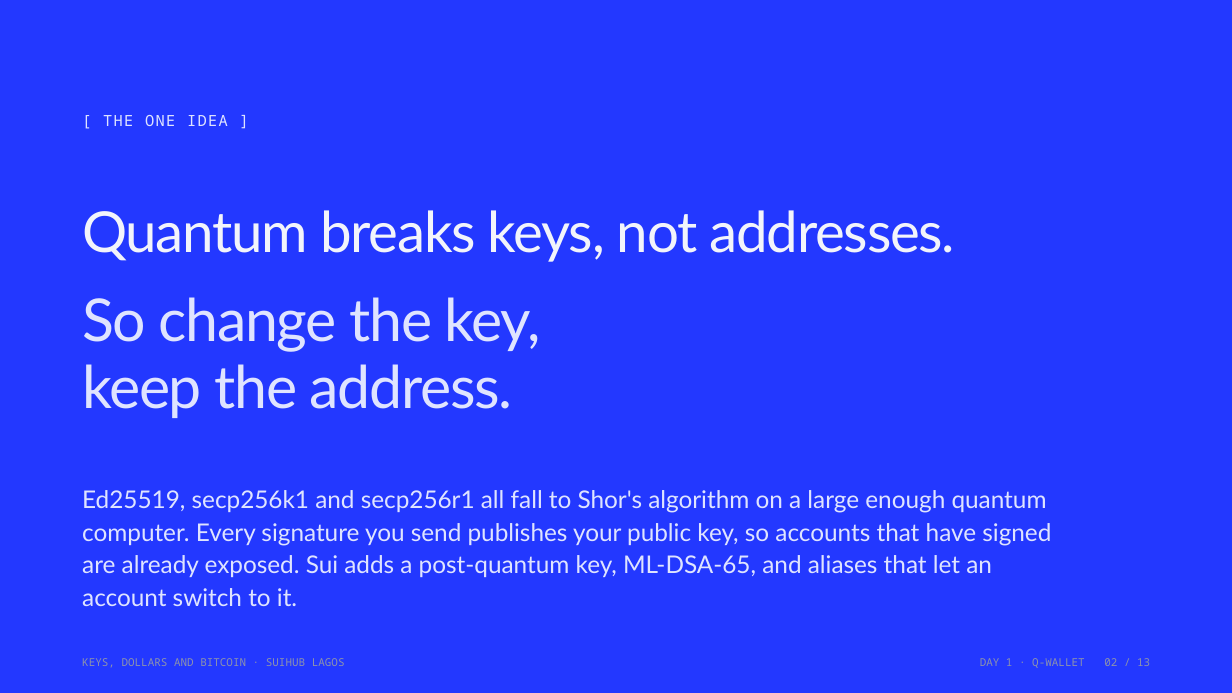
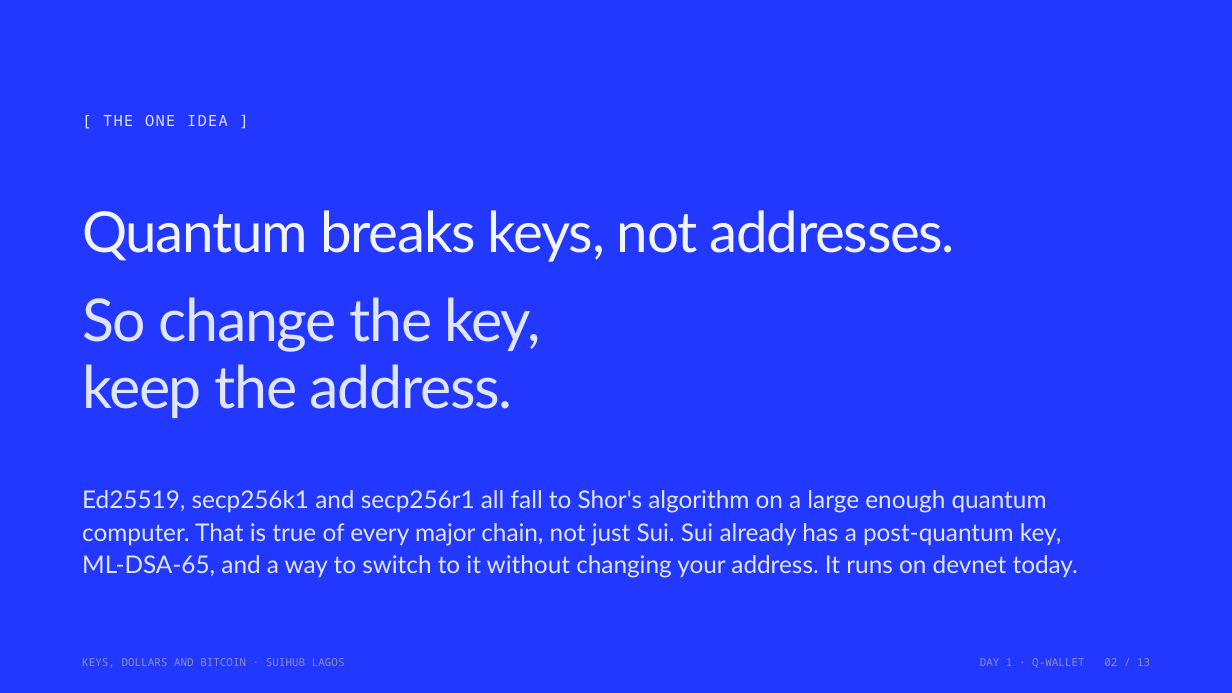
Before and after one commit to Nuel-osas/day1-quantum-safe-wallet, a slide deck: slide 2 of teaching/Day1_Quantum_Safe_Sui.pptx. Drawn at 1232x693 pixels with LibreOffice and Linux fonts; fonts in the diff are those of the drawing. Boxes give left, top, right and bottom in pixels: in the first picture for what was removed or moved away, otherwise in the second. Text is boxed around its words. In the diff, an @@ line names an element or a change of style, - is before the commit and + after.

```diff
--- a/teaching/Day1_Quantum_Safe_Sui.pptx
+++ b/teaching/Day1_Quantum_Safe_Sui.pptx
@@ text at <box>82,490,1078,578</box>: text changed @@
-Ed25519, secp256k1 and secp256r1 all fall to Shor's algorithm on a large enough quantum computer. Every signature you send publishes your public key, so accounts that have signed are already exposed. Sui adds a post-quantum key, ML-DSA-65, and aliases that let an account switch to it.
+Ed25519, secp256k1 and secp256r1 all fall to Shor's algorithm on a large enough quantum computer. That is true of every major chain, not just Sui. Sui already has a post-quantum key, ML-DSA-65, and a way to switch to it without changing your address. It runs on devnet today.
```
Also in this commit, not shown: 3 other files.
